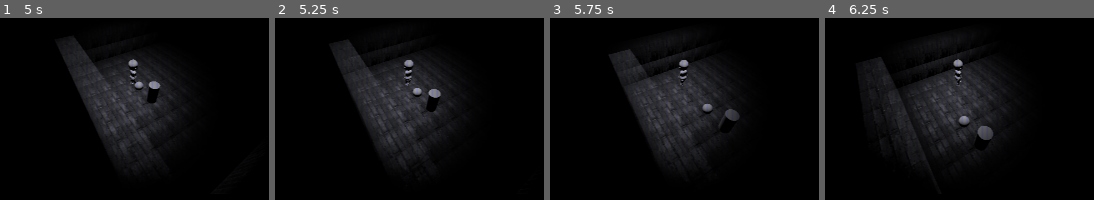
Above: before the commit, frames 1-4 (left to right).
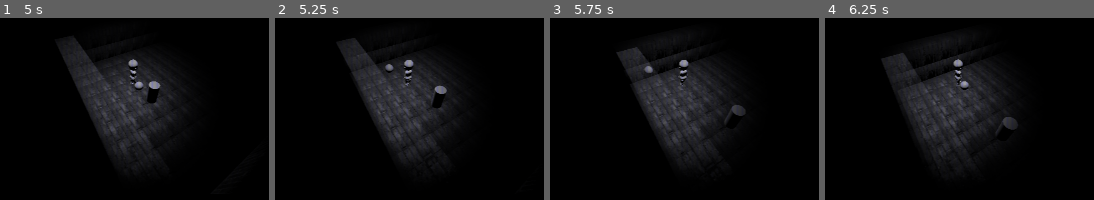
Above: after the commit, the same moments.

Repository: GenryMacros/Couple_Connection
Game: Godot game, scene res://main.tscn
The game is run twice, just before and just after one commit, with the same random seed, the same clock (stepped at 60 frames per second) and the same inputs.
Inputs:
- Up to frame 1 (5 s): tap Enter (ui_accept) at 0.5, 0.77, 1.52, 3.02, 3.77, 4.52 s; hold E (item_pickup) 0.53-1.28 s; hold W (forward) 0.53-2.03 s; tap E (item_pickup) at 1.35, 2.85, 4.35 s; hold E (item_pickup) 2.03-2.78 s; hold A (left) 2.03-3.53 s; hold S (backward) 3.53-4.28 s; hold E (item_pickup) 3.53-4.28 s; hold D (right) from 4.28 s (still down)
- Up to frame 2 (5.25 s): release D (right) at 5.03 s; hold W (forward) from 5.03 s (still down); hold E (item_pickup) from 5.03 s (still down)
- Up to frame 3 (5.75 s): keep holding W (forward); keep holding E (item_pickup)
- Up to frame 4 (6.25 s): release W (forward) at 5.78 s; release E (item_pickup) at 5.78 s; hold D (right) from 5.78 s (still down); tap E (item_pickup) at 5.85 s; tap Enter (ui_accept) at 6.02 s

Frame 1 is identical in both runs. In frame 2, 4.2% of the frame differs, in the area x 20-64%, y 10-81%; in frame 3, 3.9%; in frame 4, 5.8%, in the area x 14-72%, y 18-81%.

Commit message:
Added drop of an item

Diff:
--- a/Characters/Player.tscn
+++ b/Characters/Player.tscn
@@ -3,22 +3,12 @@
 [ext_resource type="PackedScene" uid="uid://dht7ly0w7siyc" path="res://NotesAndInteractions/World/player_interaction_area.tscn" id="1_73k1i"]
 [ext_resource type="PackedScene" uid="uid://52b1r8cvhd6e" path="res://Characters/player_model.tscn" id="2_8e5e6"]
 
+[sub_resource type="CylinderShape3D" id="CylinderShape3D_2db5b"]
+
 [sub_resource type="BoxShape3D" id="BoxShape3D_teffj"]
 size = Vector3(1, 2.69595, 1)
 
-[sub_resource type="CylinderShape3D" id="CylinderShape3D_2db5b"]
-
 [node name="Player" type="CharacterBody3D"]
-
-[node name="PlayerInteractionAreaPosition" parent="." instance=ExtResource("1_73k1i")]
-transform = Transform3D(-4.37114e-08, 0, 1, 0, 1, 0, -1, 0, -4.37114e-08, 0.315485, 0, 0)
-
-[node name="PlayerInteractionArea" parent="PlayerInteractionAreaPosition" index="0"]
-transform = Transform3D(1, 0, 0, 0, 1, 0, 0, 0, 1, -1.05205e-08, 0, 0.240681)
-
-[node name="CollisionShape3D" parent="PlayerInteractionAreaPosition/PlayerInteractionArea" index="0"]
-transform = Transform3D(1, 0, 0, 0, 1, 0, 0, 0, 1, 1.04769, 1.73158, -0.596615)
-shape = SubResource("BoxShape3D_teffj")
 
 [node name="CollisionShape3D" type="CollisionShape3D" parent="."]
 transform = Transform3D(1, 0, 0, 0, 1.5, 0, 0, 0, 1, 0, 1.61473, 0)
@@ -43,10 +33,20 @@
 [node name="couple_character" parent="visuals" instance=ExtResource("2_8e5e6")]
 transform = Transform3D(-3.0598e-08, 0, 0.7, 0, 0.7, 0, -0.7, 0, -3.0598e-08, -1.69107, 0, 0)
 
+[node name="PlayerInteractionAreaPosition" parent="visuals" instance=ExtResource("1_73k1i")]
+transform = Transform3D(-4.37114e-08, 0, 1, 0, 1, 0, -1, 0, -4.37114e-08, 0.315485, 0, 0)
+
+[node name="PlayerInteractionArea" parent="visuals/PlayerInteractionAreaPosition" index="0"]
+transform = Transform3D(1, 0, 0, 0, 1, 0, 0, 0, 1, -1.05205e-08, 0, 0.240681)
+
+[node name="CollisionShape3D" parent="visuals/PlayerInteractionAreaPosition/PlayerInteractionArea" index="0"]
+transform = Transform3D(1, 0, 0, 0, 1, 0, 0, 0, 1, 1.04769, 1.73158, -0.596615)
+shape = SubResource("BoxShape3D_teffj")
+
+[node name="item_placeholder" type="Node3D" parent="visuals"]
+transform = Transform3D(1, 0, 0, 0, 1, 0, 0, 0, 1, 0, 1.40615, -0.743857)
+
 [node name="camera_point" type="Node3D" parent="."]
 transform = Transform3D(-0.515038, 0.656628, -0.550976, 0, 0.642788, 0.766044, 0.857167, 0.394542, -0.33106, -8.97317, 9.93776, -5.87174)
 
-[node name="item_placeholder" type="Node3D" parent="."]
-transform = Transform3D(1, 0, 0, 0, 1, 0, 0, 0, 1, 0, 1.40615, -0.743857)
-
-[editable path="PlayerInteractionAreaPosition"]
+[editable path="visuals/PlayerInteractionAreaPosition"]
--- a/Scripts/Player/player_sc.gd
+++ b/Scripts/Player/player_sc.gd
@@ -1,8 +1,11 @@
 extends CharacterBody3D
 
-var item_placeholder: Node = null
+var item:Node
+var hasItem = false
+var pickup_pressed = false
 var SPEED = ProjectSettings.get_setting("Player/speed")
 var gravity = ProjectSettings.get_setting("World/gravity")
+@onready var item_placeholder: Node = get_node("visuals/item_placeholder")
 @onready var camera_point = $camera_point
 @onready var couple_character = $visuals/couple_character/AnimationPlayer
 @onready var visuals = $visuals
@@ -13,6 +16,16 @@
 	NotesAndInteractionService.pickup_item.connect(_on_item_pick_up)
 
 func _physics_process(delta):
+	if hasItem and Input.is_action_pressed("item_pickup") and !pickup_pressed:
+		pickup_pressed = true
+		var main_node = get_node("../../Main")
+		item_placeholder.remove_child(item)
+		item.position = item_placeholder.global_transform.origin
+		item.gravity_scale = gravity
+		hasItem = false
+		main_node.add_child(item)
+	elif !Input.is_action_pressed("item_pickup"):
+		pickup_pressed = false
 
 	if not is_on_floor():
 		velocity.y -= gravity * delta
@@ -32,13 +45,17 @@
 		couple_character.play("Movement")
 	else:
 		couple_character.stop()
+
 	move_and_slide()
 
 func _on_item_pick_up(item_node: Node):
-	item_placeholder = get_node("item_placeholder")
-	item_placeholder.add_child(item_node)
-	item_node.position = item_placeholder.position
-	item_node.gravity_scale = 0
-	print("Works")
-	print(item_placeholder.position)
-	print(item_node.name)
+	if !hasItem:
+		var main_node = get_node("../../Main")
+		main_node.remove_child(item_node)
+		item_placeholder.add_child(item_node)
+		item_node.position = Vector3(0,0,0)
+		item_node.linear_velocity = Vector3(0,0,0)
+		item_node.gravity_scale = 0
+		hasItem = true
+		item = item_node
+		pickup_pressed = true
--- a/main.tscn
+++ b/main.tscn
@@ -215,6 +215,6 @@
 
 [editable path="InteractionController"]
 [editable path="Player"]
-[editable path="Player/PlayerInteractionAreaPosition"]
+[editable path="Player/visuals/PlayerInteractionAreaPosition"]
 [editable path="StaticBody3D/InteractionArea"]
 [editable path="RigidBody3D/InteractionArea"]
Not shown: 4 places in Environment/mesh_library.tres that only renumber resources
